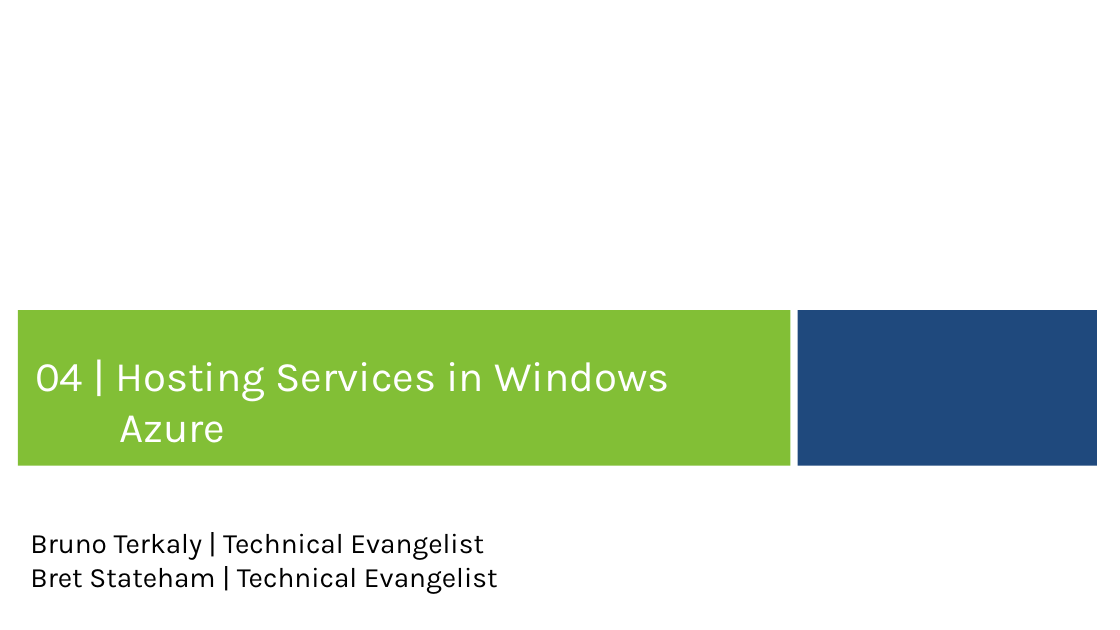
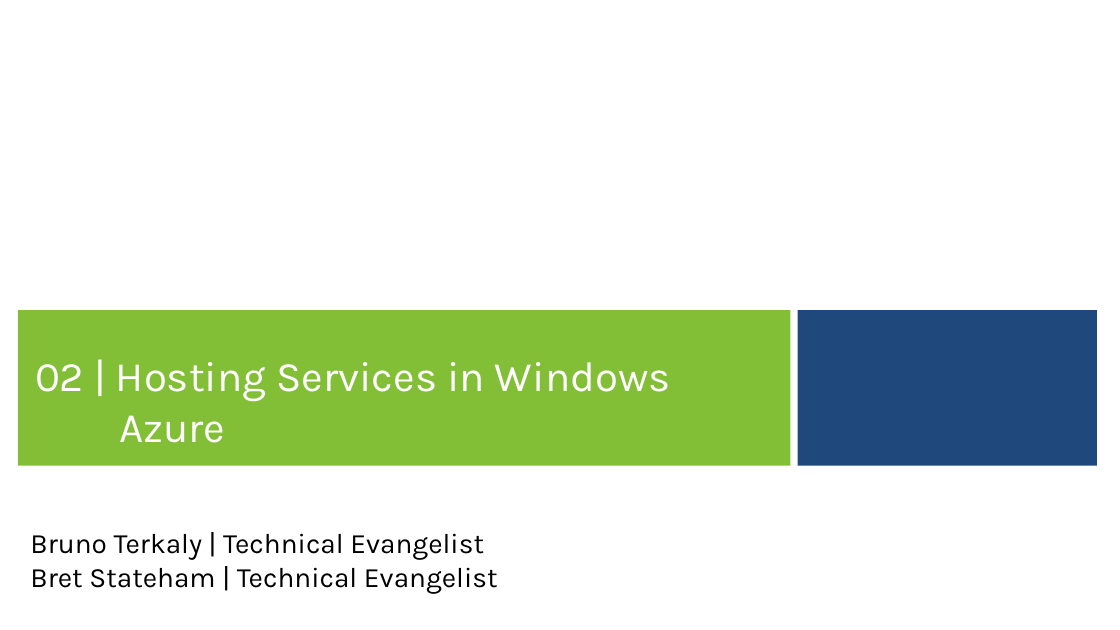
Before and after one commit to BretStateham/MVAWebServicesAndAzure, a slide deck: slide 1 of 02-WindowsAzureServices/02-HostingServicesInWindowsAzure.pptx. Drawn at 1120x630 pixels with LibreOffice and Linux fonts; fonts in the diff are those of the drawing; background and template pictures are left out. Boxes give left, top, right and bottom in pixels: in the first picture for what was removed or moved away, otherwise in the second. Text is boxed around its words. In the diff, an @@ line names an element or a change of style, - is before the commit and + after.

```diff
--- a/02-WindowsAzureServices/02-HostingServicesInWindowsAzure.pptx
+++ b/02-WindowsAzureServices/02-HostingServicesInWindowsAzure.pptx
@@ text at [35, 362, 671, 443]: text changed @@
-04 | Hosting Services in Windows Azure
+02 | Hosting Services in Windows Azure
```
Also in this commit, not shown: 5 other files.
